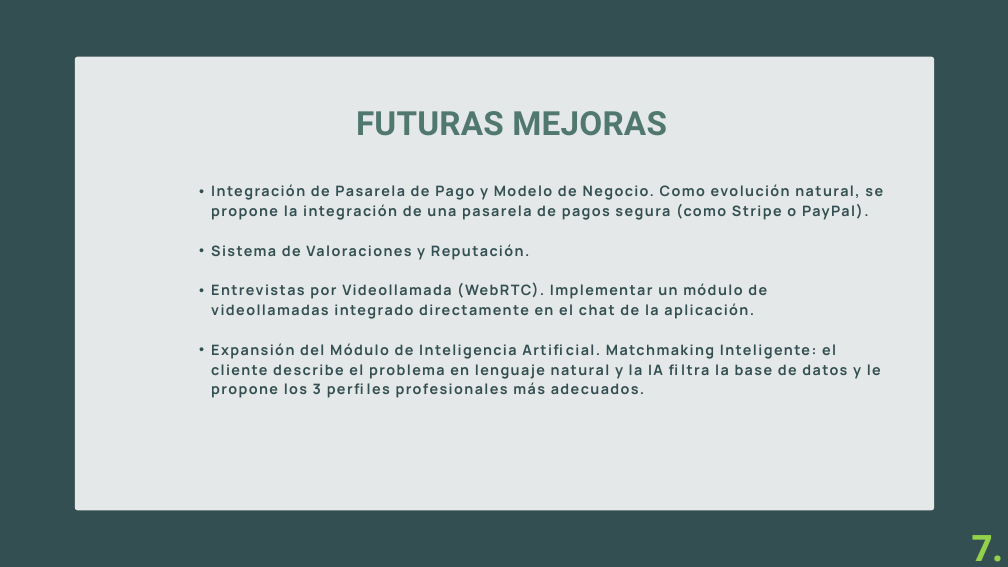
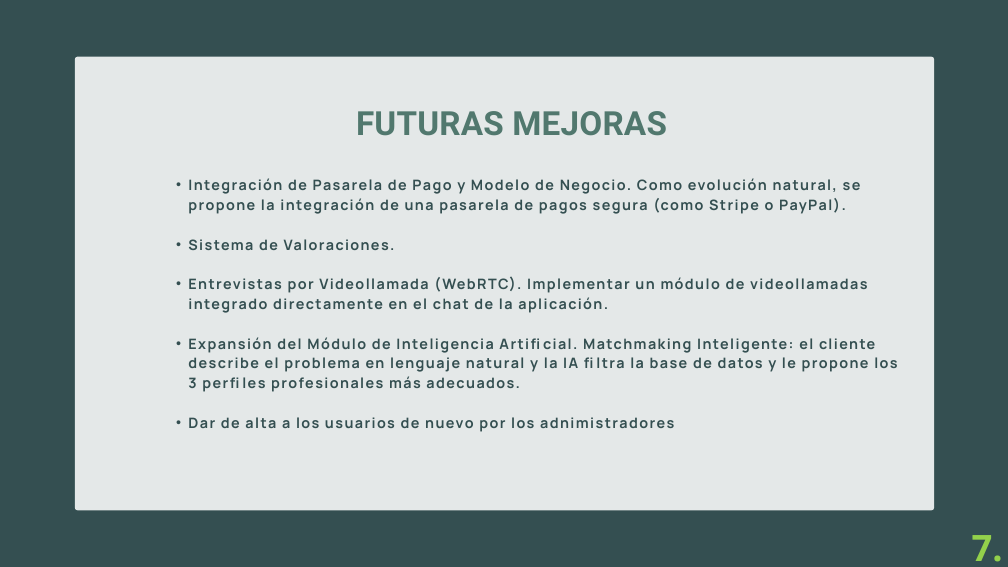
Before and after one commit to egilp04/TFG_Cuidados, a slide deck: slide 9 of documentacion_extra/presentacion/cuidaDos.pptx. Drawn at 1008x567 pixels with LibreOffice and Linux fonts; fonts in the diff are those of the drawing. Boxes give left, top, right and bottom in pixels: in the first picture for what was removed or moved away, otherwise in the second. Text is boxed around its words. In the diff, an @@ line names an element or a change of style, - is before the commit and + after.

```diff
--- a/documentacion_extra/presentacion/cuidaDos.pptx
+++ b/documentacion_extra/presentacion/cuidaDos.pptx
@@ text "Integración de Pasarela de Pago ...": place and size @@
-text "Integración de Pasarela de Pago ..." at <box>211,184,883,398</box>
+text "Integración de Pasarela de Pago ..." at <box>188,178,897,432</box>
@@ text at <box>188,239,395,250</box>: text changed @@
-  • Sistema de Valoraciones y Reputación.
+  • Sistema de Valoraciones.
@@ text at <box>188,417,674,432</box>: paragraph added @@
+  • Dar de alta a los usuarios de nuevo por los adnimistradores
```
Also in this commit, not shown: 1 other slide changed, 4 other files.
